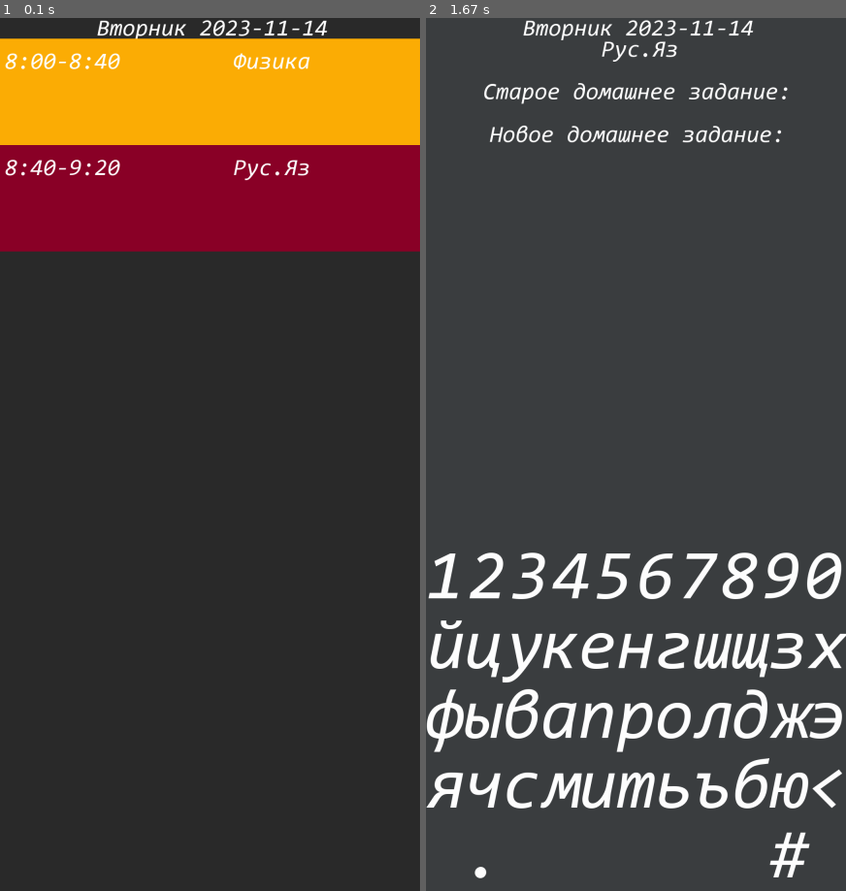
Above: before the commit, frames 1-2 (left to right).
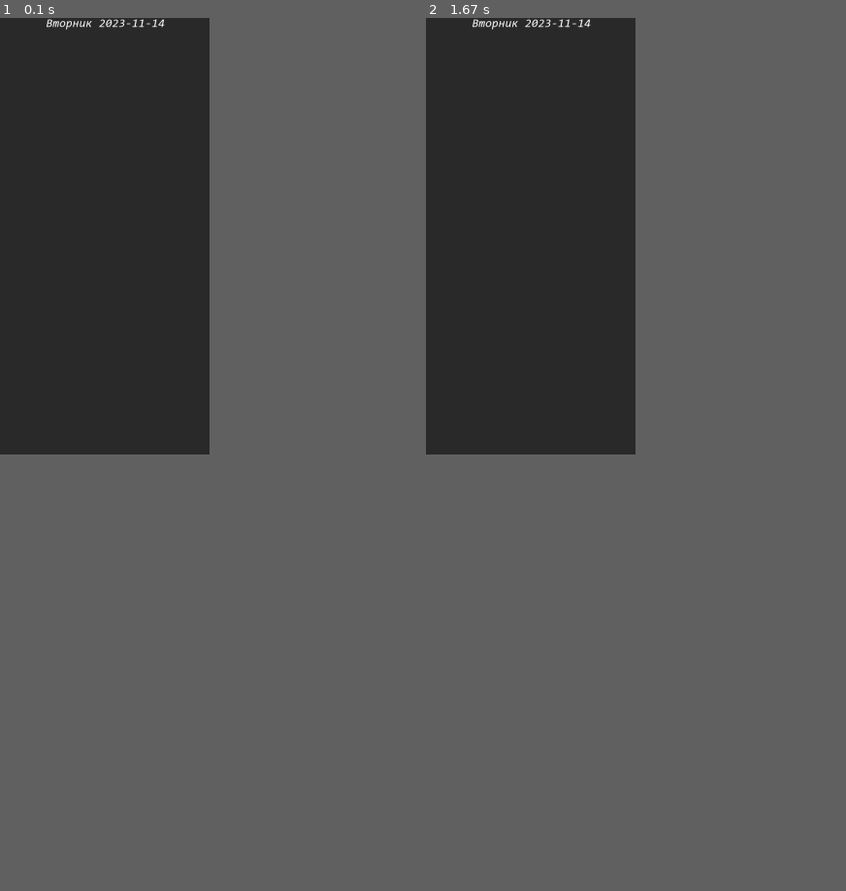
Above: after the commit, the same moments.

Repository: MR-Geri/diary
Game: pygame game, started from main.py
Two runs of this game, one before a commit and one after it. Both use one fixed random seed, a clock stepped at 60 frames per second and the inputs below.
Inputs (mouse positions are in pixels of both pictures, inside the frame that each line leads up to):
- Up to frame 1 (0.1 s): no input
- Up to frame 2 (1.67 s): click (531, 236) at 0.38 s
In our replay, the window is 433x900 before the commit and 216x450 after it. These sizes can differ from the game's own. Grey fills any space a smaller window leaves; there, only what the larger window draws over its background counts as a difference.

The runs differ from the first frame. In frame 1, 25% of the frame differs, in the area x 0-100%, y 0-27%; in frame 2, 9.5%.

Commit message:
Цвет карточек

Diff:
--- a/data/data.json
+++ b/data/data.json
@@ -6,7 +6,43 @@
         "lesson": "\u041c\u0430\u0442\u0435\u043c\u0430\u0442\u0438\u043a\u0430",
         "time_start": "8:00",
         "time_finish": "8:40",
-        "task": "\u0434\u043e\u043c\u0430\u0448\u043a\u0430"
+        "task": ""
+      },
+      {
+        "lesson": "\u0420\u0443\u0441 \u042f\u0437",
+        "time_start": "8:40",
+        "time_finish": "9:20",
+        "task": ""
+      },
+      {
+        "lesson": "\u041c\u0430\u0442\u0435\u043c\u0430\u0442\u0438\u043a\u0430",
+        "time_start": "8:00",
+        "time_finish": "8:40",
+        "task": ""
+      },
+      {
+        "lesson": "\u0420\u0443\u0441.\u042f\u0437",
+        "time_start": "8:40",
+        "time_finish": "9:20",
+        "task": ""
+      },
+      {
+        "lesson": "\u041c\u0430\u0442\u0435\u043c\u0430\u0442\u0438\u043a\u0430",
+        "time_start": "8:00",
+        "time_finish": "8:40",
+        "task": ""
+      },
+      {
+        "lesson": "\u0420\u0443\u0441.\u042f\u0437",
+        "time_start": "8:40",
+        "time_finish": "9:20",
+        "task": ""
+      },
+      {
+        "lesson": "\u041c\u0430\u0442\u0435\u043c\u0430\u0442\u0438\u043a\u0430",
+        "time_start": "8:00",
+        "time_finish": "8:40",
+        "task": ""
       },
       {
         "lesson": "\u0420\u0443\u0441.\u042f\u0437",
--- a/main.py
+++ b/main.py
@@ -4,9 +4,9 @@
 import json
 import datetime
 
-width = 1080
-height = 2240
-set_lesson_flag = False
+width = 1080 // 2
+height = 2240 // 2
+set_lesson_flag = True
 
 
 def text_print(message, x, y, font_color=(255, 255, 255), font_size=30, font_type='data/shrift.otf'):
@@ -59,7 +59,7 @@
         self.date = datetime.date.today() - datetime.timedelta(days=datetime.date.today().weekday())
         self.date += datetime.timedelta(days=self.day)
         self.card_click_num = 0
-        self.color = [(random.randint(0, 255), random.randint(0, 255), random.randint(0, 255)) for _ in range(8)]
+        self.color = [(55, 55, 55) if i % 2 != 0 else (128, 128, 128) for i in range(8)]
         #
         self.keyboard_text_size = int((width + height) / 3320 * 180)
         self.keyboard_y0 = int(height * (6 / 10))
@@ -86,6 +86,7 @@
                         self.text_keyboard = ''
                         self.cards_flag = True
                         self.keyboards_flag = False
+                        self.last_click = 0
                     else:
                         self.text_keyboard += y[x]
                     main.draw_all()
@@ -231,7 +232,7 @@
                     quit()
                 for lesson in lessons:
                     lesson = lesson.split('-')
-                    if len(lessons) > 3:
+                    if len(lesson) > 3:
                         print('Ошибка в записи урока => (Название начало конец)')
                         quit()
                     self.file[days.index(day)]['lessons'].append(
Not shown, changed: data/schedule.text
